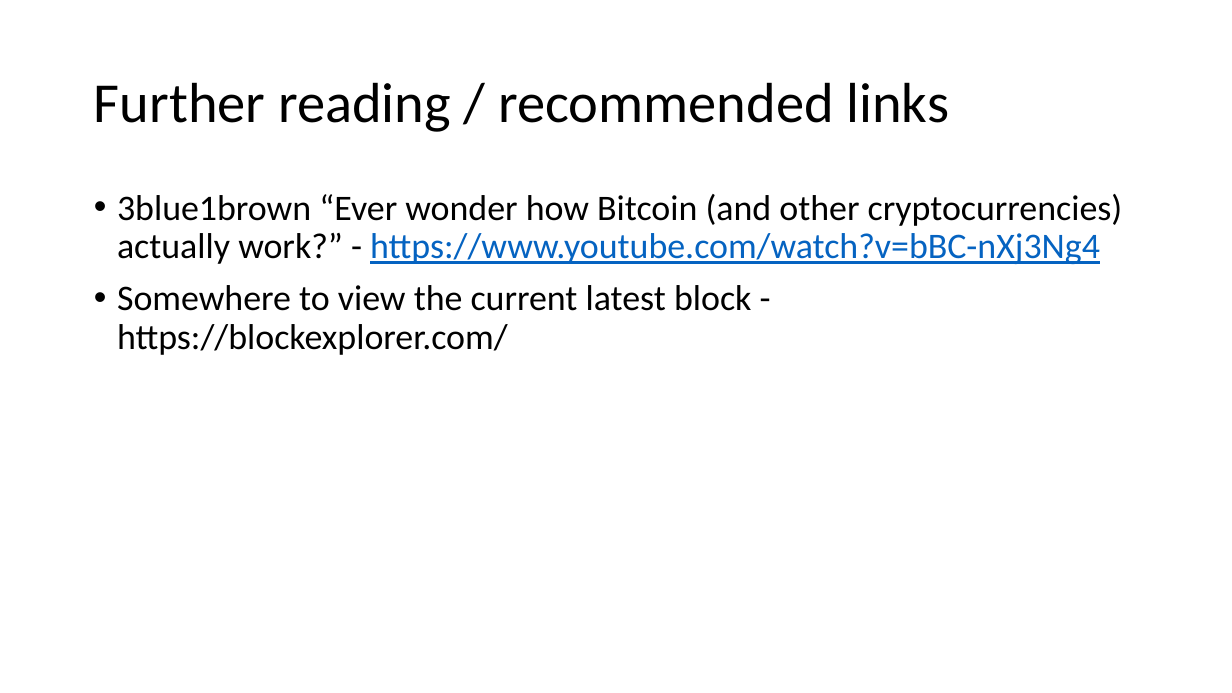
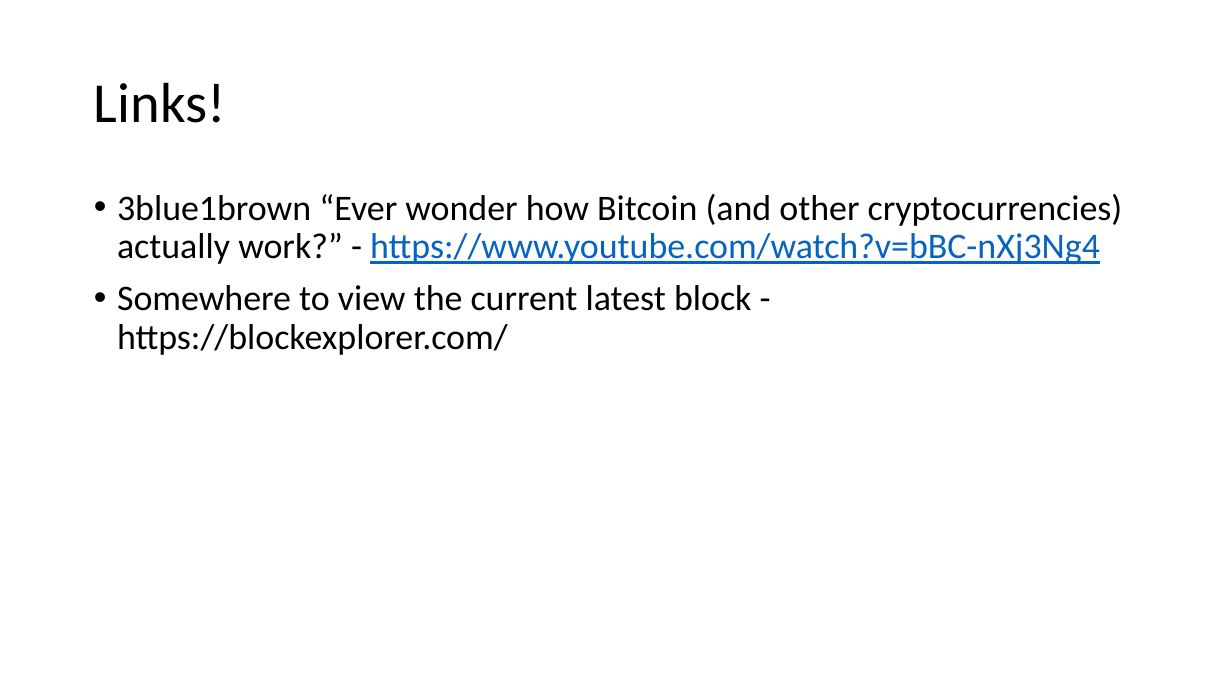
Before and after one commit to RhydianJenkins/crypto_talk, a slide deck: slide 9 of crypto.pptx (slide 10 before the commit). Drawn at 1232x693 pixels with LibreOffice and Linux fonts; fonts in the diff are those of the drawing. Boxes give left, top, right and bottom in pixels: in the first picture for what was removed or moved away, otherwise in the second. Text is boxed around its words. In the diff, an @@ line names an element or a change of style, - is before the commit and + after.

```diff
--- a/crypto.pptx
+++ b/crypto.pptx
@@ title at (94, 82, 226, 123): text changed @@
-Further reading / recommended links
+Links!
```
Also in this commit, not shown: 1 other slide changed, 1 slide removed.
